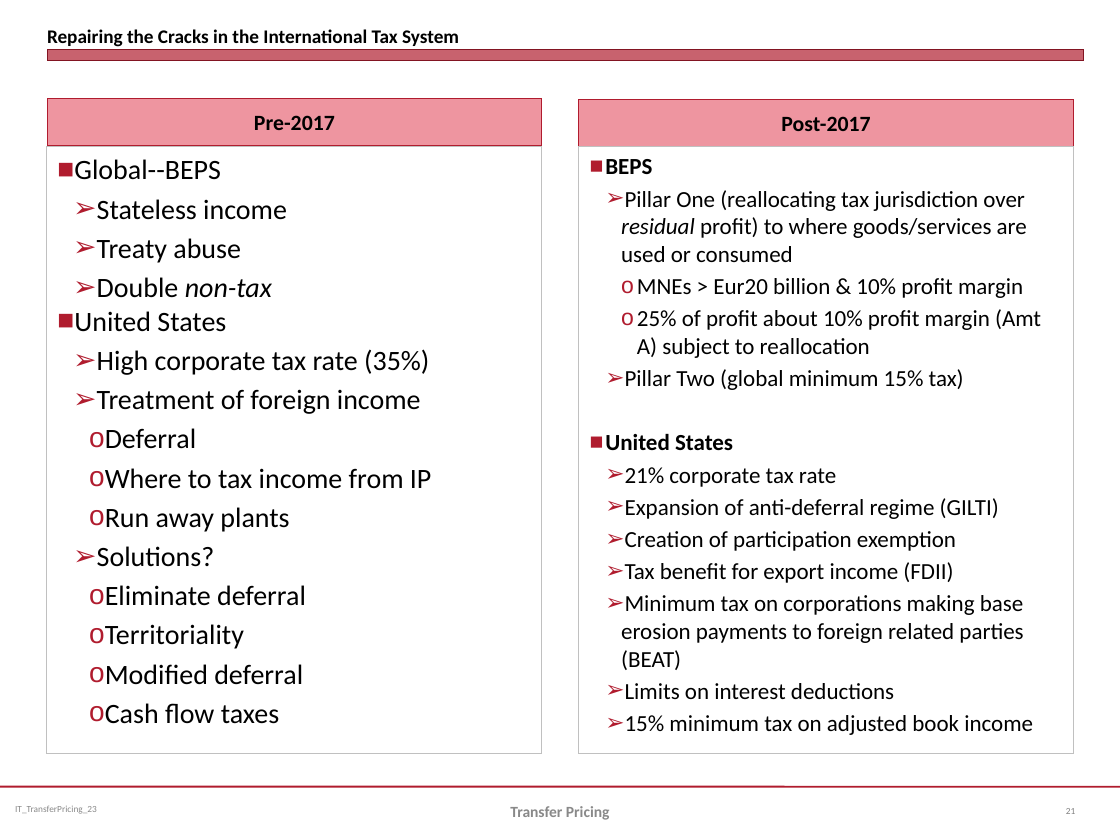
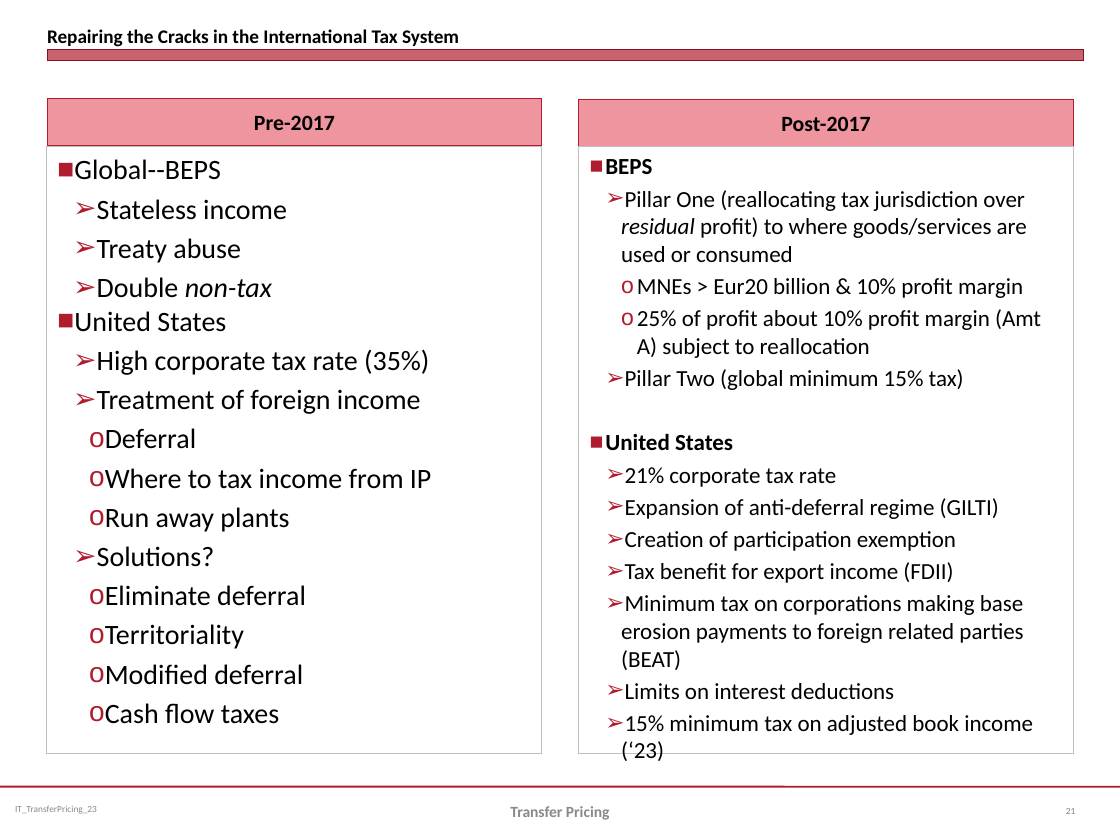
Before and after one commit to jmc877/International-Tax, a slide deck: slide 21 of slides/IT_TransferPricing_2023.pptx. Drawn at 1120x840 pixels with LibreOffice and Linux fonts; fonts in the diff are those of the drawing. Boxes give left, top, right and bottom in pixels: in the first picture for what was removed or moved away, otherwise in the second. Text is boxed around its words. In the diff, an @@ line names an element or a change of style, - is before the commit and + after.

```diff
--- a/slides/IT_TransferPricing_2023.pptx
+++ b/slides/IT_TransferPricing_2023.pptx
@@ text at bbox=[621, 715, 1033, 761]: text changed @@
-  ➢ 15% minimum tax on adjusted book income
+  ➢ 15% minimum tax on adjusted book income (‘23)
```
Also in this commit, not shown: 4 other slides changed, 1 slide added, 1 slide removed, 1 other file.
